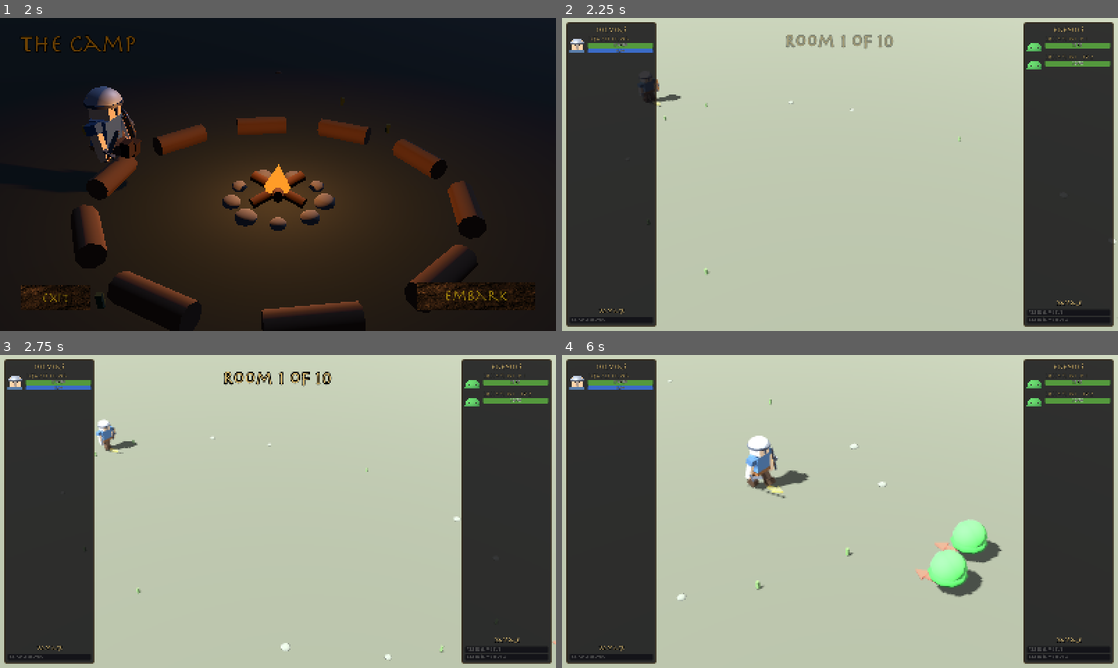
Above: before the commit, frames 1-4 (two rows, left to right).
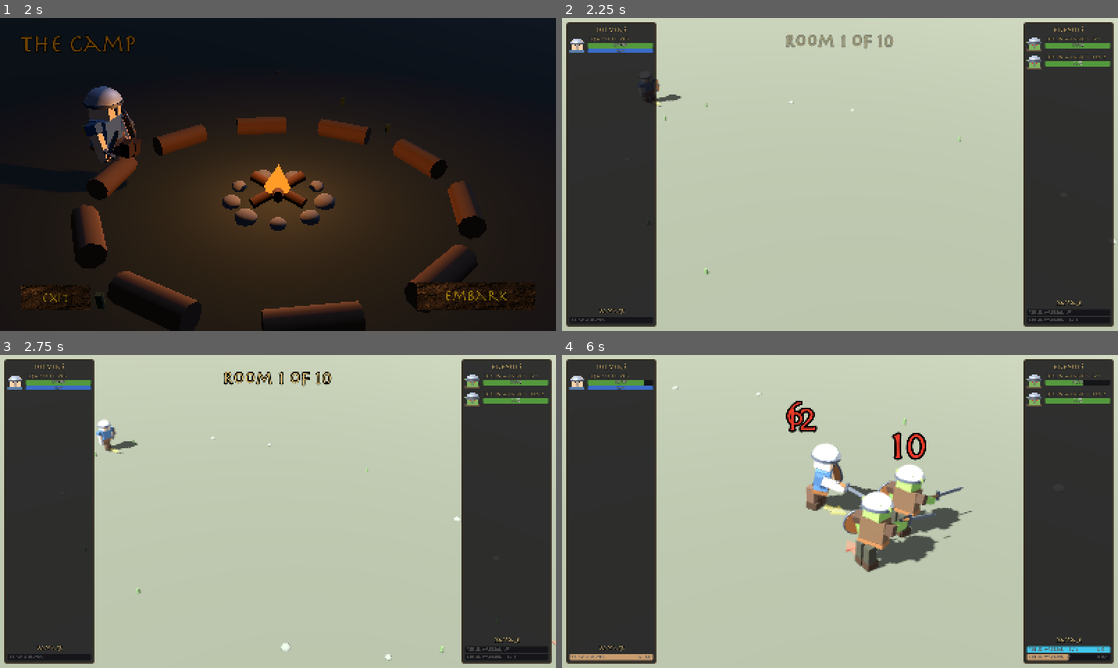
Above: after the commit, the same moments.

Repository: nexzitar/delvers
Game: Godot game, scene res://scenes/menus/menu.tscn
Same seed, same stepped clock (60 frames per second), same inputs: the game is played once before the commit and once after it. Sound files missing from this copy of the repository are replaced by a short silence.
Inputs (mouse positions are in pixels of both pictures, inside the frame that each line leads up to):
- Up to frame 1 (2 s): click "Enter" at 0.5 s; tap Enter at 1.25 s; move the mouse to (400, 158) at 1.27 s; click (400, 158) at 1.42 s
- Up to frame 2 (2.25 s): click "Embark" at 2 s
- Up to frame 3 (2.75 s): no input
- Up to frame 4 (6 s): drag from (728, 527) to (812, 574) at 2.77 s; move the mouse to (895, 442) at 3.52 s; click (895, 442) at 3.67 s; drag from (812, 574) to (673, 464) at 4.27 s; move the mouse to (1006, 558) at 5.02 s; click (1006, 558) at 5.17 s; drag from (673, 464) to (756, 433) at 5.77 s

Frame 1 is identical in both runs. In frame 2, 0.4% of the frame differs, in the area x 17-98%, y 6-97%; in frame 3, 0.5%; in frame 4, 11%, in the area x 1-99%, y 6-98%.

Commit message:
Grow the menagerie: every material gets an owner.
Playtest feedback: the Virulent Iron Sword was unforgeable because
iron scrap was a 1-in-5 slime pick and poison sacs a 1-in-4 archer
pick - materials existed but nobody owned them, so nothing could be
farmed toward. Now the tables are identities, straight from the design
doc: the new Goblin Warrior (helmeted, sword and shield) owns iron
scrap and introduces leather (with a craftable Leather Hood so hides
are never vendor trash); the new Venomous Spider owns poison sacs,
lurks from room 3 down, and its Venom Bite sinks the real poison DoT
into heroes - attributed in the damage meter; slimes own gel, ooze and
cores; archers own wood and strings. Affix knowledge redistributed to
match: warriors teach Guarding, spiders Virulent, archers Quick,
slimes Frostforged, the King keeps Flaming.

New spider rig: eight fanned two-segment legs on scuttle pivots, red
eyes, fangs, a rear-up-and-lunge bite, and a leg-curl death. Pose
dispatch is duck-typed now (any rig with the slime pose API), so new
body plans drop in without touching the theater.

Co-Authored-By: Claude Fable 5 <noreply@anthropic.com>

Diff:
--- a/capture/battle3d_shot.gd
+++ b/capture/battle3d_shot.gd
@@ -7,6 +7,8 @@
 
 func _ready():
 	DirAccess.make_dir_recursive_absolute(out_dir)
+	PlayerRoster.start_delve()
+	PlayerRoster.delve_room = 5
 	var scene = load("res://scenes/theater/battle_theater_3d.tscn").instantiate()
 	add_child(scene)
 	_run()
--- a/capture/cast3d_shot.gd
+++ b/capture/cast3d_shot.gd
@@ -30,6 +30,14 @@
 	await _shoot(ActorFactory3D.build_enemy(
 		load("res://resources/enemies/goblin_archer.tres")
 	), "cast_goblin_archer", 1.2)
+
+	await _shoot(ActorFactory3D.build_enemy(
+		load("res://resources/enemies/goblin_warrior.tres")
+	), "cast_goblin_warrior", 1.25)
+
+	await _shoot(ActorFactory3D.build_enemy(
+		load("res://resources/enemies/venomous_spider.tres")
+	), "cast_venomous_spider", 0.7)
 
 	await _shoot(ActorFactory3D.build_enemy(
 		load("res://resources/enemies/green_slime.tres")
--- a/capture/gen_material_icons.gd
+++ b/capture/gen_material_icons.gd
@@ -15,6 +15,7 @@
 	_save(_coil(), "res://art/materials/mat_bow_string.png")
 	_save(_droplet(Color("32204a"), Color("a06fd0")), "res://art/materials/mat_poison_sac.png")
 	_save(_jelly(), "res://art/materials/mat_royal_jelly.png")
+	_save(_leather(), "res://art/materials/mat_leather.png")
 	print("material icons written")
 	quit()
 
@@ -108,3 +109,17 @@
 			return false
 		return int(p.x) % 6 < 3 or p.y > 16.0, Color("ffe27a"))
 	return img
+
+## Tanned hide with stitch marks.
+func _leather() -> Image:
+	var img = _tile(Color("3e2a1a"), Color("281a10"))
+	_paint(img, func(p):
+		var dx = absf(p.x - C)
+		var dy = absf(p.y - C)
+		return dx + dy * 0.9 < 18.0 and dx < 15.0, Color("9a6a3c"))
+	_paint(img, func(p):
+		var dx = absf(p.x - C)
+		var dy = absf(p.y - C)
+		var on_edge = absf(dx + dy * 0.9 - 15.5) < 1.2 and dx < 13.0
+		return on_edge and int(p.x + p.y) % 5 < 3, Color("5e3d20"))
+	return img
--- /dev/null
+++ b/capture/test_new_enemies.gd
@@ -0,0 +1,84 @@
+extends Node
+
+## The goblin warrior and venomous spider: focused material identities
+## (iron/leather and poison), a poisoning bite, and the Leather Hood.
+
+const VenomBite = preload("res://scripts/combat/skills/venom_bite.gd")
+
+func _ready():
+	var warrior = load("res://resources/enemies/goblin_warrior.tres")
+	var spider = load("res://resources/enemies/venomous_spider.tres")
+
+	# Material identity: every material in their tables exists, and the
+	# key craft inputs now have clear owners.
+	for template in [warrior, spider]:
+		for material_id in template.material_loot:
+			assert(RosterSave.MATERIAL_PATHS.has(material_id), "materials exist")
+		for recipe_id in template.recipe_loot:
+			assert(RosterSave.RECIPE_PATHS.has(recipe_id), "recipes exist")
+		for affix_id in template.affix_loot:
+			assert(RosterSave.AFFIX_PATHS.has(affix_id), "affixes exist")
+	assert(warrior.material_loot.count("iron_scrap") == 2, "warrior owns iron")
+	assert(warrior.material_loot.has("leather"), "warrior carries leather")
+	assert(spider.material_loot.count("poison_sac") == 2, "spider owns poison")
+
+	# Drops come from their own tables.
+	var farmer = warrior.duplicate()
+	farmer.material_drop_chance = 1.0
+	for i in 8:
+		var drops = LootTable.roll_enemy_drops([farmer], 3)
+		for material_id in drops.materials:
+			assert(farmer.material_loot.has(material_id), "warrior table only")
+
+	# The spider's bite poisons, attributed to the spider.
+	var delver = load("res://resources/heroes/default_delver.tres").duplicate(true)
+	var combat = CombatState.new()
+	combat.setup_combat([delver], [spider])
+	var biter = combat.enemies[0]
+	var hero = combat.heroes[0]
+	assert(biter.skills.size() == 2, "spider carries venom bite")
+	biter.position = hero.position + Vector2(40, 0)
+	biter.target_id = hero.entity_id
+	assert(VenomBite.try_use(combat, biter, biter.skills[1]), "bite lands")
+	var poison = null
+	for s in hero.statuses:
+		if s.kind == StatusEffect.Kind.POISON:
+			poison = s
+	assert(poison != null, "bite poisons")
+	assert(poison.source_id == biter.entity_id, "venom attributed")
+	assert(not VenomBite.try_use(combat, biter, biter.skills[1]),
+		"no re-bite while envenomed")
+
+	# A full spider pack battle runs to completion (specials in the loop).
+	var combat2 = CombatState.new()
+	combat2.setup_combat([delver], [spider, spider])
+	var steps := 0
+	while not combat2.combat_over and steps < 3000:
+		combat2.update(0.1)
+		steps += 1
+	assert(combat2.combat_over, "spider battle completes")
+
+	# Leather Hood: learnable, craftable, properly named.
+	var roster = load("res://scripts/game/player_roster.gd").new()
+	roster.autosave = false
+	roster._build_heroes()
+	roster._build_stash()
+	roster.known_recipes.append("leather_hood")
+	roster.material_stash = {"leather": 3, "bow_string": 1}
+	var hood_recipe = load("res://resources/recipes/leather_hood.tres")
+	var hood = roster.craft(hood_recipe)
+	assert(hood != null and hood.gear_name == "Leather Hood", "hood crafted")
+	assert(hood.slot == GearDefinition.Slot.HEAD, "hood goes on the head")
+	assert(roster.material_stash.is_empty(), "hides consumed")
+
+	# The factory gives them bodies with the right pose API.
+	var spider_rig = ActorFactory3D.build_enemy(spider)
+	assert(spider_rig.has_method("pose_attack"), "spider uses the slime pose API")
+	var warrior_rig = ActorFactory3D.build_enemy(warrior)
+	assert(warrior_rig.has_method("pose_swing"), "warrior swings like a delver")
+	spider_rig.free()
+	warrior_rig.free()
+
+	roster.free()
+	print("PASS new enemies")
+	get_tree().quit()
--- /dev/null
+++ b/capture/test_new_enemies.tscn
@@ -0,0 +1,6 @@
+[gd_scene load_steps=2 format=3]
+
+[ext_resource type="Script" path="res://capture/test_new_enemies.gd" id="1"]
+
+[node name="TestNewEnemies" type="Node"]
+script = ExtResource("1")
--- a/resources/enemies/goblin_archer.tres
+++ b/resources/enemies/goblin_archer.tres
@@ -17,8 +17,8 @@
 move_speed = 100.0
 portrait = ExtResource("5_icon")
 skills = Array[ExtResource("3_skill")]([ExtResource("4_arrow")])
-material_loot = Array[String](["ash_wood", "ash_wood", "bow_string", "poison_sac"])
+material_loot = Array[String](["ash_wood", "ash_wood", "bow_string"])
 recipe_loot = Array[String](["hunter_bow", "iron_helm"])
-affix_loot = Array[String](["virulent", "quick"])
+affix_loot = Array[String](["quick"])
 loot_ids = Array[String](["starter_bow", "fast_dagger", "starter_helmet", "starter_armor"])
 preferred_row = 1
--- /dev/null
+++ b/resources/enemies/goblin_warrior.tres
@@ -0,0 +1,20 @@
+[gd_resource type="Resource" script_class="EnemyDefinition" format=3]
+
+[ext_resource type="Script" path="res://scripts/data/enemy_template.gd" id="1_enemy"]
+[ext_resource type="Script" path="res://scripts/data/skill_definition.gd" id="2_skill"]
+[ext_resource type="Resource" path="res://resources/skills/auto_attack.tres" id="3_slash"]
+
+[resource]
+script = ExtResource("1_enemy")
+enemy_id = "goblin_warrior"
+enemy_name = "Goblin Warrior"
+base_health = 26
+base_attack = 4
+base_attack_interval = 2.6
+move_speed = 85.0
+skills = Array[ExtResource("2_skill")]([ExtResource("3_slash")])
+material_loot = Array[String](["iron_scrap", "iron_scrap", "leather"])
+recipe_loot = Array[String](["reinforced_shield", "iron_helm"])
+affix_loot = Array[String](["guarding"])
+loot_ids = Array[String](["starter_sword", "starter_shield", "starter_armor"])
+preferred_row = 0
--- a/resources/enemies/green_slime.tres
+++ b/resources/enemies/green_slime.tres
@@ -17,7 +17,7 @@
 move_speed = 80.0
 portrait = ExtResource("4_icon")
 skills = Array[ExtResource("2_sh440")]([ExtResource("3_sh440")])
-material_loot = Array[String](["gel", "gel", "acidic_ooze", "iron_scrap", "corrosion_core"])
+material_loot = Array[String](["gel", "gel", "acidic_ooze", "corrosion_core"])
 recipe_loot = Array[String](["reinforced_shield", "iron_sword"])
-affix_loot = Array[String](["frostforged", "guarding"])
+affix_loot = Array[String](["frostforged"])
 loot_ids = Array[String](["starter_sword", "starter_shield", "starter_helmet", "starter_armor"])
--- a/resources/enemies/slime_king.tres
+++ b/resources/enemies/slime_king.tres
@@ -15,7 +15,7 @@
 skills = Array[ExtResource("2_skill")]([ExtResource("3_slash")])
 material_loot = Array[String](["royal_jelly", "gel", "corrosion_core"])
 material_drop_chance = 1.0
-recipe_loot = Array[String](["iron_sword", "hunter_bow", "reinforced_shield", "iron_helm"])
+recipe_loot = Array[String](["iron_sword", "hunter_bow", "reinforced_shield", "iron_helm", "leather_hood"])
 recipe_drop_chance = 1.0
 affix_loot = Array[String](["flaming", "virulent", "frostforged", "guarding", "quick"])
 affix_drop_chance = 1.0
--- /dev/null
+++ b/resources/enemies/venomous_spider.tres
@@ -0,0 +1,21 @@
+[gd_resource type="Resource" script_class="EnemyDefinition" format=3]
+
+[ext_resource type="Script" path="res://scripts/data/enemy_template.gd" id="1_enemy"]
+[ext_resource type="Script" path="res://scripts/data/skill_definition.gd" id="2_skill"]
+[ext_resource type="Resource" path="res://resources/skills/auto_attack.tres" id="3_slash"]
+[ext_resource type="Resource" path="res://resources/skills/venom_bite.tres" id="4_venom"]
+
+[resource]
+script = ExtResource("1_enemy")
+enemy_id = "venomous_spider"
+enemy_name = "Venomous Spider"
+base_health = 14
+base_attack = 2
+base_attack_interval = 1.7
+move_speed = 115.0
+skills = Array[ExtResource("2_skill")]([ExtResource("3_slash"), ExtResource("4_venom")])
+material_loot = Array[String](["poison_sac", "poison_sac", "bow_string"])
+recipe_loot = Array[String](["leather_hood"])
+affix_loot = Array[String](["virulent"])
+loot_ids = Array[String](["fast_dagger"])
+preferred_row = 0
--- /dev/null
+++ b/resources/materials/leather.tres
@@ -0,0 +1,11 @@
+[gd_resource type="Resource" script_class="MaterialDefinition" load_steps=3 format=3]
+
+[ext_resource type="Script" path="res://scripts/data/material_definition.gd" id="1_mat"]
+[ext_resource type="Texture2D" path="res://art/materials/mat_leather.png" id="2_icon"]
+
+[resource]
+script = ExtResource("1_mat")
+material_id = "leather"
+material_name = "Leather"
+tier = 0
+icon = ExtResource("2_icon")
--- /dev/null
+++ b/resources/recipes/leather_hood.tres
@@ -0,0 +1,12 @@
+[gd_resource type="Resource" script_class="RecipeDefinition" load_steps=2 format=3]
+
+[ext_resource type="Script" path="res://scripts/data/recipe_definition.gd" id="1_recipe"]
+
+[resource]
+script = ExtResource("1_recipe")
+recipe_id = "leather_hood"
+recipe_name = "Leather Hood"
+result_gear_id = "starter_helmet"
+result_item_level = 4
+result_quality = 1
+costs = {"leather": 3, "bow_string": 1}
--- /dev/null
+++ b/resources/skills/venom_bite.tres
@@ -0,0 +1,14 @@
+[gd_resource type="Resource" script_class="SkillDefinition" format=3]
+
+[ext_resource type="Script" path="res://scripts/data/skill_definition.gd" id="1_skill"]
+[ext_resource type="Script" path="res://scripts/combat/skills/venom_bite.gd" id="2_behavior"]
+
+[resource]
+script = ExtResource("1_skill")
+skill_id = "venom_bite"
+skill_name = "Venom Bite"
+behavior_script = ExtResource("2_behavior")
+range = 48.0
+cooldown = 6.0
+base_min_damage = 1
+base_max_damage = 2
--- /dev/null
+++ b/scripts/combat/skills/venom_bite.gd
@@ -0,0 +1,27 @@
+## Venom Bite: the spider sinks its fangs in and leaves poison ticking
+## in the wound. Skipped while the target is already envenomed, so the
+## beat isn't wasted.
+
+const POISON_DURATION := 6.0
+const POISON_DPS := 1.2
+
+static func try_use(state, caster, skill) -> bool:
+	var target = state.entity_by_id(caster.target_id)
+	if target == null or not target.alive:
+		return false
+	if not state.can_use_skill_on(caster, skill, target):
+		return false
+	for status in target.statuses:
+		if status.id == "venom_bite_poison" and status.remaining > 0.0:
+			return false
+
+	var damage = caster.attack_power + randi_range(
+		skill.base_min_damage, skill.base_max_damage
+	)
+	caster._strike(state, skill, target, damage)
+	if target.alive:
+		state.apply_status(
+			target, StatusEffect.Kind.POISON, POISON_DURATION, POISON_DPS,
+			"venom_bite_poison", caster.entity_id
+		)
+	return true
--- a/scripts/game/roster_save.gd
+++ b/scripts/game/roster_save.gd
@@ -17,6 +17,7 @@
 	"bow_string": "res://resources/materials/bow_string.tres",
 	"poison_sac": "res://resources/materials/poison_sac.tres",
 	"royal_jelly": "res://resources/materials/royal_jelly.tres",
+	"leather": "res://resources/materials/leather.tres",
 }
 
 const RECIPE_PATHS := {
@@ -24,6 +25,7 @@
 	"hunter_bow": "res://resources/recipes/hunter_bow.tres",
 	"reinforced_shield": "res://resources/recipes/reinforced_shield.tres",
 	"iron_helm": "res://resources/recipes/iron_helm.tres",
+	"leather_hood": "res://resources/recipes/leather_hood.tres",
 }
 
 const AFFIX_PATHS := {
--- a/scripts/theater3d/actor_factory_3d.gd
+++ b/scripts/theater3d/actor_factory_3d.gd
@@ -6,11 +6,18 @@
 
 const DelverRig = preload("res://scripts/theater3d/delver_rig.gd")
 const SlimeRig = preload("res://scripts/theater3d/slime_rig.gd")
+const SpiderRig = preload("res://scripts/theater3d/spider_rig.gd")
 
 const GOBLIN_OPTS := {
 	"bow": true, "ears": true, "hair": null,
 	"skin": Color("7aa54e"), "tunic": Color("8a4b3a"),
 	"sleeve": Color("6f3d30"), "pants": Color("4a4a3a"),
+	"eyes": Color("b03030"),
+}
+const GOBLIN_WARRIOR_OPTS := {
+	"sword": true, "shield": true, "helmet": true, "ears": true, "hair": null,
+	"skin": Color("6e9a46"), "tunic": Color("5a4632"),
+	"sleeve": Color("46362a"), "pants": Color("3c3c30"),
 	"eyes": Color("b03030"),
 }
 const GOBLIN_SCALE := 0.85
@@ -53,4 +60,12 @@
 			var rig = DelverRig.new(GOBLIN_OPTS)
 			rig.scale = Vector3.ONE * GOBLIN_SCALE
 			return rig
+		"goblin_warrior":
+			var warrior = DelverRig.new(GOBLIN_WARRIOR_OPTS)
+			warrior.scale = Vector3.ONE * 0.95
+			return warrior
+		"venomous_spider":
+			var spider = SpiderRig.new()
+			spider.scale = Vector3.ONE * 0.9
+			return spider
 	return DelverRig.new({})
--- /dev/null
+++ b/scripts/theater3d/spider_rig.gd
@@ -0,0 +1,146 @@
+extends Node3D
+
+## Venomous spider: dark chitin, eight two-segment legs on scuttling
+## pivots, red eyes and a venom-green abdomen marking. Faces +Z, and
+## shares the slime family's pose API (idle/travel/attack/death).
+
+const Builder = preload("res://scripts/theater3d/delver_builder.gd")
+
+const ATTACK_T := 0.8
+const DEATH_T := 0.9
+
+## Per-leg outward yaw, front to back.
+const FAN := [0.5, 0.18, -0.18, -0.5]
+const SIDES := [-1, 1]
+
+const CHITIN := Color("332823")
+const CHITIN_DARK := Color("241b17")
+const MARKING := Color("7fae3c")
+const EYES := Color("c03434")
+const FANG := Color("d8cfc0")
+
+var body: Node3D
+## Leg pivots: [side(-1|1)][0..3 front-to-back].
+var legs := []
+
+func _init(_opts := {}):
+	body = Node3D.new()
+	body.position.y = 0.22
+	add_child(body)
+
+	# Cephalothorax (front) and abdomen (rear).
+	var head := SphereMesh.new()
+	head.radius = 0.14
+	head.height = 0.28
+	head.radial_segments = 8
+	head.rings = 4
+	Builder._add(body, head, CHITIN, Vector3(0, 0.02, 0.14))
+
+	var abdomen := SphereMesh.new()
+	abdomen.radius = 0.2
+	abdomen.height = 0.4
+	abdomen.radial_segments = 8
+	abdomen.rings = 4
+	var rear := Builder._add(body, abdomen, CHITIN_DARK, Vector3(0, 0.05, -0.16))
+	rear.scale = Vector3(1.0, 0.85, 1.15)
+
+	# Venom-green marking hugging the abdomen's back.
+	Builder._box(body, Vector3(0.08, 0.015, 0.12), MARKING, Vector3(0, 0.2, -0.16))
+
+	# Eyes and fangs up front.
+	for side in [-1, 1]:
+		Builder._box(body, Vector3(0.035, 0.035, 0.02), EYES,
+			Vector3(side * 0.05, 0.06, 0.27))
+		var fang := CylinderMesh.new()
+		fang.top_radius = 0.018
+		fang.bottom_radius = 0.0
+		fang.height = 0.09
+		fang.radial_segments = 5
+		Builder._add(body, fang, FANG, Vector3(side * 0.05, -0.06, 0.25))
+
+	# Eight thin two-segment legs, fanned front-to-back: pivot at the
+	# flank yawed outward, upper segment slanting up-and-out, lower
+	# segment dropping to the ground.
+	for side in SIDES:
+		var row := []
+		for i in 4:
+			var pivot := Node3D.new()
+			pivot.position = Vector3(side * 0.08, 0.05, 0.12 - i * 0.11)
+			pivot.rotation.y = -side * FAN[i]
+			body.add_child(pivot)
+			var upper := Builder._box(
+				pivot, Vector3(0.26, 0.024, 0.024), CHITIN,
+				Vector3(side * 0.13, 0.07, 0)
+			)
+			upper.rotation.z = side * -0.6
+			var lower := Builder._box(
+				pivot, Vector3(0.024, 0.3, 0.024), CHITIN_DARK,
+				Vector3(side * 0.25, -0.07, 0)
+			)
+			lower.rotation.z = side * 0.28
+			row.append(pivot)
+		legs.append(row)
+
+func _reset_pose():
+	body.position = Vector3(0, 0.22, 0)
+	body.rotation = Vector3.ZERO
+	body.scale = Vector3.ONE
+	# Legs keep their fan yaw; poses drive rotation.x on top of it.
+	for s in 2:
+		for i in 4:
+			legs[s][i].rotation = Vector3(0, -SIDES[s] * FAN[i], 0)
+			legs[s][i].scale = Vector3.ONE
+
+## At rest: a slow breath and tiny leg shifts.
+func pose_idle(t: float):
+	_reset_pose()
+	body.position.y = 0.22 + 0.012 * sin(t * 2.2)
+	for s in 2:
+		for i in 4:
+			legs[s][i].rotation.x = 0.03 * sin(t * 2.2 + i * 1.7 + s * 0.8)
+
+## Scuttle: alternating-tripod leg swings while the root slides.
+## t is continuous seconds.
+func pose_travel(t: float):
+	_reset_pose()
+	var stride := t * 14.0
+	body.position.y = 0.22 + 0.015 * absf(sin(stride))
+	for s in 2:
+		for i in 4:
+			# Neighbouring legs move in anti-phase.
+			var phase = stride + PI * ((i + s) % 2)
+			legs[s][i].rotation.x = 0.35 * sin(phase)
+
+## Rear up and lunge with the fangs; contact lands around t=0.4.
+func pose_attack(t: float):
+	_reset_pose()
+	var p := clampf(t / ATTACK_T, 0.0, 1.0)
+	if p < 0.4:
+		# Rear back onto the hind legs, front legs raised.
+		var k := smoothstep(0.0, 1.0, p / 0.4)
+		body.rotation.x = -0.55 * k
+		body.position.y = 0.22 + 0.1 * k
+		for s in 2:
+			legs[s][0].rotation.x = -0.9 * k
+			legs[s][1].rotation.x = -0.5 * k
+	else:
+		# Strike down and forward, then settle.
+		var k := smoothstep(0.0, 1.0, (p - 0.4) / 0.6)
+		var lunge := sin(minf(k * 1.6, 1.0) * PI)
+		body.rotation.x = lerpf(-0.55, 0.12 * (1.0 - k), k)
+		body.position.z = 0.28 * lunge
+		body.position.y = 0.22 + 0.1 * (1.0 - k)
+		for s in 2:
+			legs[s][0].rotation.x = lerpf(-0.9, 0.0, k)
+			legs[s][1].rotation.x = lerpf(-0.5, 0.0, k)
+
+## Collapses, legs curling underneath; holds as a corpse.
+func pose_death(t: float):
+	_reset_pose()
+	var k := smoothstep(0.0, 1.0, clampf(t / DEATH_T, 0.0, 1.0))
+	body.position.y = 0.22 - 0.13 * k
+	body.rotation.z = 0.5 * k
+	for s in 2:
+		for i in 4:
+			legs[s][i].rotation.x = 1.1 * k * (1 if (i + s) % 2 == 0 else -1)
+			legs[s][i].scale = Vector3.ONE * (1.0 - 0.25 * k)
--- a/scripts/theater3d/theater_controller_3d.gd
+++ b/scripts/theater3d/theater_controller_3d.gd
@@ -14,6 +14,8 @@
 const GREEN_SLIME = preload("res://resources/enemies/green_slime.tres")
 const GOBLIN_ARCHER = preload("res://resources/enemies/goblin_archer.tres")
 const SLIME_KING = preload("res://resources/enemies/slime_king.tres")
+const GOBLIN_WARRIOR = preload("res://resources/enemies/goblin_warrior.tres")
+const VENOMOUS_SPIDER = preload("res://resources/enemies/venomous_spider.tres")
 const MELEE_HIT_SOUND = preload("res://audio/melee_hit.wav")
 const ARROW_HIT_SOUND = preload("res://audio/arrow_hit.wav")
 const FONT = preload("res://art/fonts/Herculanum.ttf")
@@ -37,6 +39,7 @@
 	"charge_stun": "Stunned!",
 	"poison_virulent": "Poisoned!",
 	"slow_frostforged": "Chilled!",
+	"venom_bite_poison": "Poisoned!",
 }
 
 var actors := {}
@@ -112,7 +115,10 @@
 func roll_encounter(room: int) -> Array:
 	if room >= PlayerRoster.DELVE_LENGTH:
 		return [SLIME_KING, GREEN_SLIME, GOBLIN_ARCHER]
-	var pool = [GREEN_SLIME, GREEN_SLIME, GOBLIN_ARCHER]
+	var pool = [GREEN_SLIME, GREEN_SLIME, GOBLIN_ARCHER, GOBLIN_WARRIOR]
+	if room >= 3:
+		pool.append(VENOMOUS_SPIDER)
+		pool.append(VENOMOUS_SPIDER)
 	var low = clampi(2 + (room - 1) / 4, 2, 4)
 	var high = clampi(3 + (room - 1) / 2, 3, 6)
 	var encounter = []
@@ -153,7 +159,7 @@
 	for event in log.events:
 		if event.type == CombatEvent.EventType.SPAWN \
 				and event.team == CombatEntity.Team.ENEMY:
-			is_slime[event.entity_id] = event.template.enemy_id == "green_slime"
+			is_slime[event.entity_id] = event.template.enemy_id in ["green_slime", "slime_king", "venomous_spider"]
 
 	var events: Array = log.events
 	for i in events.size():
@@ -232,7 +238,7 @@
 
 	actors[event.entity_id] = {
 		"rig": rig,
-		"is_slime": rig is SlimeRig,
+		"is_slime": rig.has_method("pose_attack"),
 		"team": event.team,
 		"mode": "idle",
 		"anim_t": 0.0,
Binary file added: art/materials/mat_leather.png
Not shown, added: art/materials/mat_leather.png.import
Binary file changed: capture/proto3d/renders/battle3d_early.png
Binary file changed: capture/proto3d/renders/battle3d_late.png
Binary file changed: capture/proto3d/renders/battle3d_mid.png
Not shown, added: capture/test_new_enemies.gd.uid
Binary file added: docs/screenshots/cast_goblin_warrior.png
Binary file added: docs/screenshots/cast_venomous_spider.png
Not shown, added: scripts/combat/skills/venom_bite.gd.uid
Not shown, added: scripts/theater3d/spider_rig.gd.uid
Not shown, changed: docs/superpowers/specs/2026-07-05-crafting-progression-design.md
